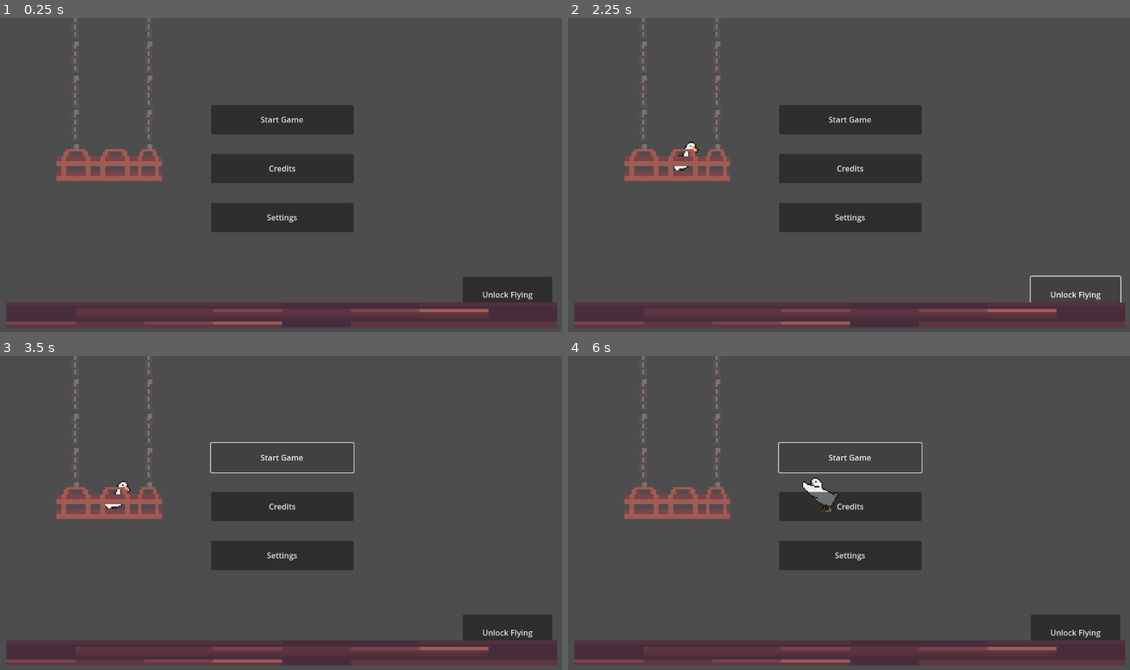
Above: before the commit, frames 1-4 (two rows, left to right).
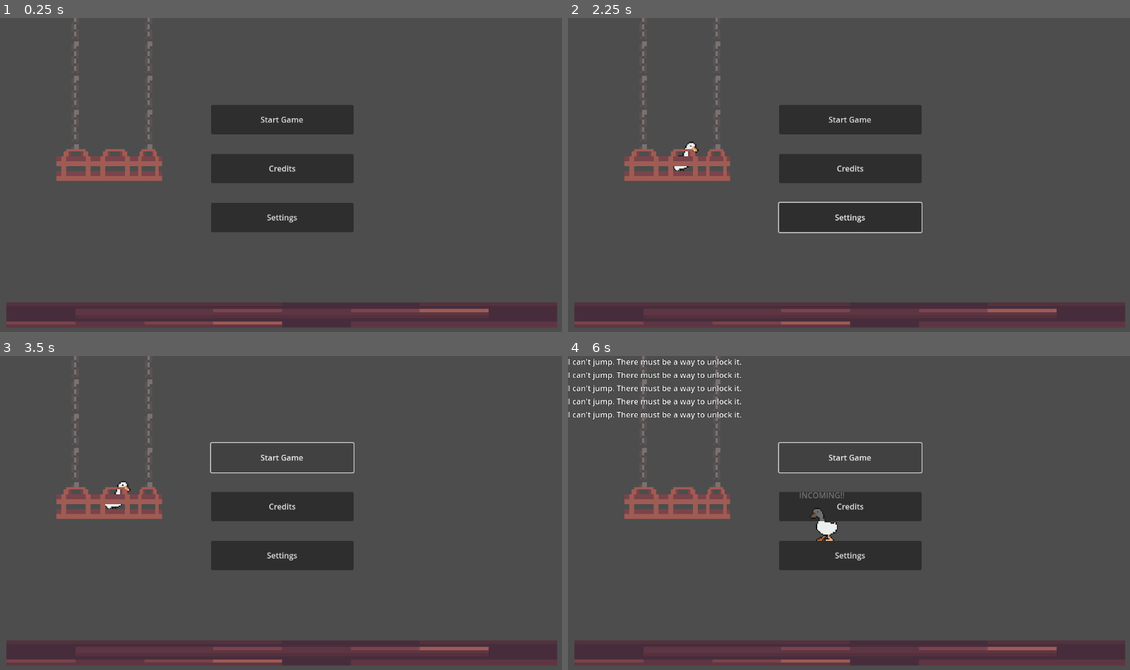
Above: after the commit, the same moments.

Repository: tvillega/DinoPlasmaStudios-MenuGame
Game: Godot game, scene res://scenes/main.tscn
Two runs of this game, one before a commit and one after it. Both use one fixed random seed, a clock stepped at 60 frames per second and the inputs below.
Inputs (mouse positions are in pixels of both pictures, inside the frame that each line leads up to):
- Up to frame 1 (0.25 s): no input
- Up to frame 2 (2.25 s): click "Credits" at 0.5 s; click "Settings" at 1.25 s; click (1073, 300) at 2 s, where only the run before the commit has a clickable "Unlock Flying (Only $99.99)"
- Up to frame 3 (3.5 s): click "Start Game" at 2.75 s
- Up to frame 4 (6 s): click "Start Game" at 3.5 s; tap Enter at 4.25 s; hold D (Mov_right) 4.28-5.78 s; tap Space (Jump) at 4.35, 4.52, 4.82, 5.1, 5.27, 5.57, 5.85 s; hold A (Mov_left) from 5.78 s (still down)

The runs differ from the first frame. In frame 1, 1.2% of the frame differs, in the area x 82-99%, y 82-91%; in frame 2, 0.5%; in frame 3, 1.2%; in frame 4, 3.0%, in the area x 0-99%, y 0-91%.

Commit message:
feat: add dynamic to unlock jumping

Diff:
--- /dev/null
+++ b/autoloads/player_stats.gd
@@ -0,0 +1,4 @@
+extends Node
+
+# variables copied from your Player Script, but not @onready
+var flying = false
--- a/project.godot
+++ b/project.godot
@@ -18,6 +18,7 @@
 [autoload]
 
 Debug="*res://autoloads/debug.gd"
+PlayerStats="*res://autoloads/player_stats.gd"
 
 [input]
 
--- a/scenes/goose.gd
+++ b/scenes/goose.gd
@@ -2,6 +2,7 @@
 extends CharacterBody2D
 
 @export var speed = 200
+@export var og_jump = 300
 @export var jump = 300
 @export var gravity = 600
 @export var aceleration = 500
@@ -14,10 +15,18 @@
 
 func _physics_process(delta: float) -> void:
 
+	if not PlayerStats.flying:
+		jump = 0
+	else:
+		jump = og_jump
+
+
 	if not is_on_floor():
 		velocity.y += gravity*delta
 
 	elif is_on_floor() and Input.is_action_just_pressed("Jump"):
+		if not PlayerStats.flying:
+			Debug.log("I can't jump. There must be a way to unlock it.")
 		velocity.y = -jump
 
 	var move_input = Input.get_axis("Mov_left","Mov_right")
--- a/scenes/levels/level1.tscn
+++ b/scenes/levels/level1.tscn
@@ -1,12 +1,17 @@
-[gd_scene load_steps=4 format=3 uid="uid://bb0dsw3yugpm"]
+[gd_scene load_steps=6 format=3 uid="uid://bb0dsw3yugpm"]
 
+[ext_resource type="Script" uid="uid://6cma6cd7tx46" path="res://scenes/levels/level_1.gd" id="1_dd0lh"]
 [ext_resource type="Texture2D" uid="uid://bmwsa7oxneee2" path="res://sprites/8BitFactoryTilesetPack/Sprites/Stone Brick.png" id="1_x6ivy"]
 [ext_resource type="PackedScene" uid="uid://h5p34vcy7ryy" path="res://scenes/goose.tscn" id="2_4tcl0"]
 
 [sub_resource type="RectangleShape2D" id="RectangleShape2D_4tcl0"]
 size = Vector2(1151, 81.5)
 
+[sub_resource type="CircleShape2D" id="CircleShape2D_4tcl0"]
+radius = 68.3593
+
 [node name="Level1" type="Node2D"]
+script = ExtResource("1_dd0lh")
 
 [node name="Players" type="Node2D" parent="."]
 
@@ -23,3 +28,19 @@
 position = Vector2(576.5, 606)
 scale = Vector2(143.625, 9.75)
 texture = ExtResource("1_x6ivy")
+
+[node name="UnlockFLying" type="Area2D" parent="."]
+
+[node name="CollisionShape2D" type="CollisionShape2D" parent="UnlockFLying"]
+position = Vector2(1074, 490)
+shape = SubResource("CircleShape2D_4tcl0")
+
+[node name="Button" type="Button" parent="UnlockFLying"]
+offset_left = 1024.0
+offset_top = 449.0
+offset_right = 1123.0
+offset_bottom = 531.0
+text = "Unlock
+Jumping"
+
+[connection signal="body_entered" from="UnlockFLying" to="." method="_on_unlock_flying_body_entered"]
--- /dev/null
+++ b/scenes/levels/level_1.gd
@@ -0,0 +1,11 @@
+class_name Level1
+extends Node2D
+
+@onready var unlock_flying: Area2D = $UnlockFlying
+@onready var goose: CharacterBody2D = $Players/Goose
+
+func _on_unlock_flying_body_entered(body: Node2D) -> void:
+	#pass # Replace with function body.
+	Debug.log("Unlocked Jump")
+	PlayerStats.flying = true
+	get_tree().change_scene_to_file("res://scenes/main.tscn")
--- a/scenes/main.gd
+++ b/scenes/main.gd
@@ -3,13 +3,6 @@
 
 @onready var bottom: Area2D = $Bottom
 
-
-
-
-
-
-
-
 func _on_bottom_body_entered(body: Node2D) -> void:
 	#pass # Replace with function body.
 	Debug.log("Level 1: Flying")
--- a/scenes/main.tscn
+++ b/scenes/main.tscn
@@ -8,9 +8,6 @@
 
 [sub_resource type="RectangleShape2D" id="RectangleShape2D_jyhfs"]
 size = Vector2(291, 61)
-
-[sub_resource type="RectangleShape2D" id="RectangleShape2D_tbgi4"]
-size = Vector2(184, 96)
 
 [sub_resource type="RectangleShape2D" id="RectangleShape2D_sugp2"]
 size = Vector2(216, 16)
@@ -66,21 +63,6 @@
 offset_right = 722.0
 offset_bottom = 238.0
 text = "Settings"
-
-[node name="UnlockFLying" type="StaticBody2D" parent="FakeUI"]
-
-[node name="CollisionShape2D" type="CollisionShape2D" parent="FakeUI/UnlockFLying"]
-position = Vector2(1036, 577)
-shape = SubResource("RectangleShape2D_tbgi4")
-disabled = true
-
-[node name="Button" type="Button" parent="FakeUI/UnlockFLying"]
-offset_left = 945.0
-offset_top = 529.0
-offset_right = 1128.0
-offset_bottom = 625.0
-text = "Unlock Flying
-(Only $99.99)"
 
 [node name="Platform" type="StaticBody2D" parent="."]
 
Not shown, added: autoloads/player_stats.gd.uid
Not shown, added: export_presets.cfg
Not shown, added: scenes/levels/level_1.gd.uid
Not shown: 1 places in scenes/main.tscn that only renumber resources
